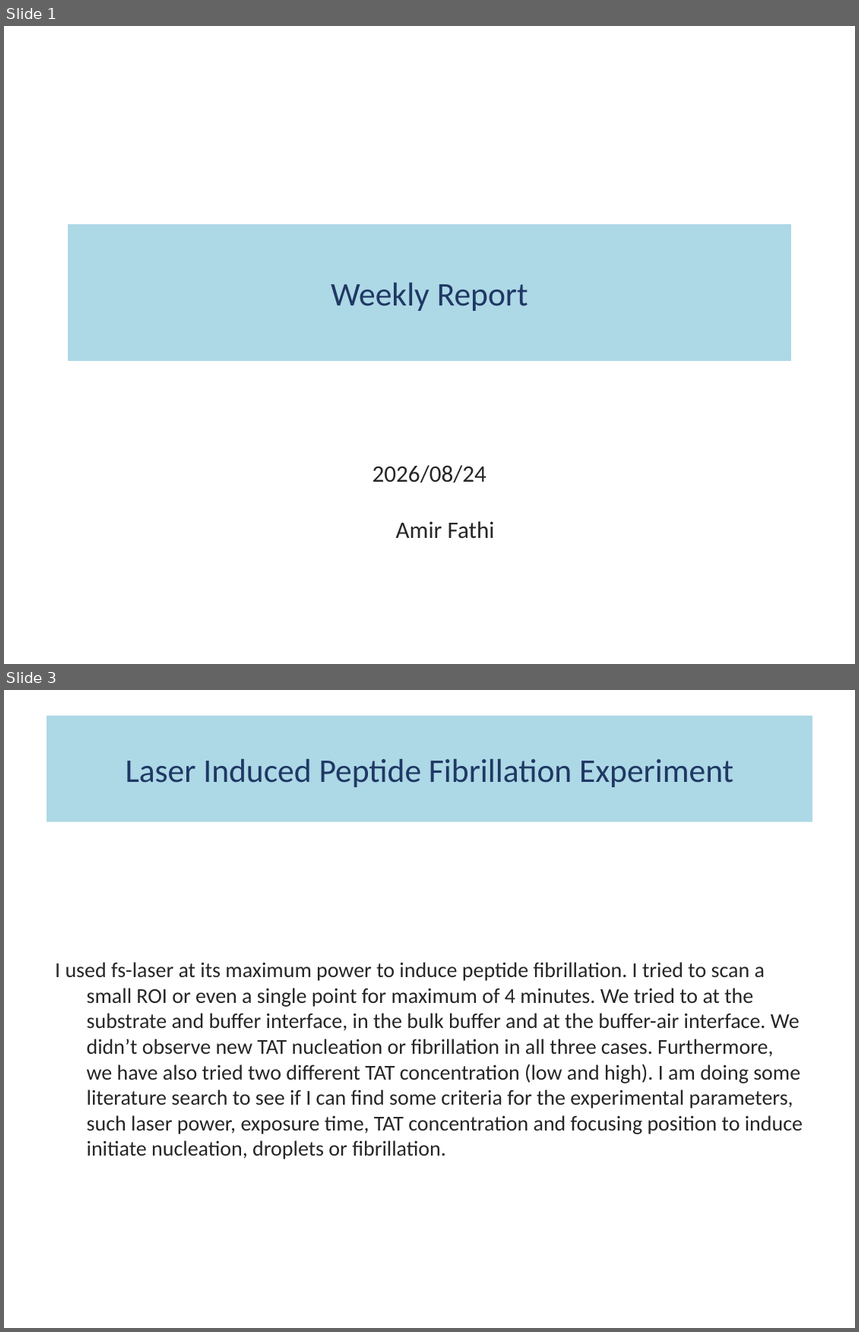
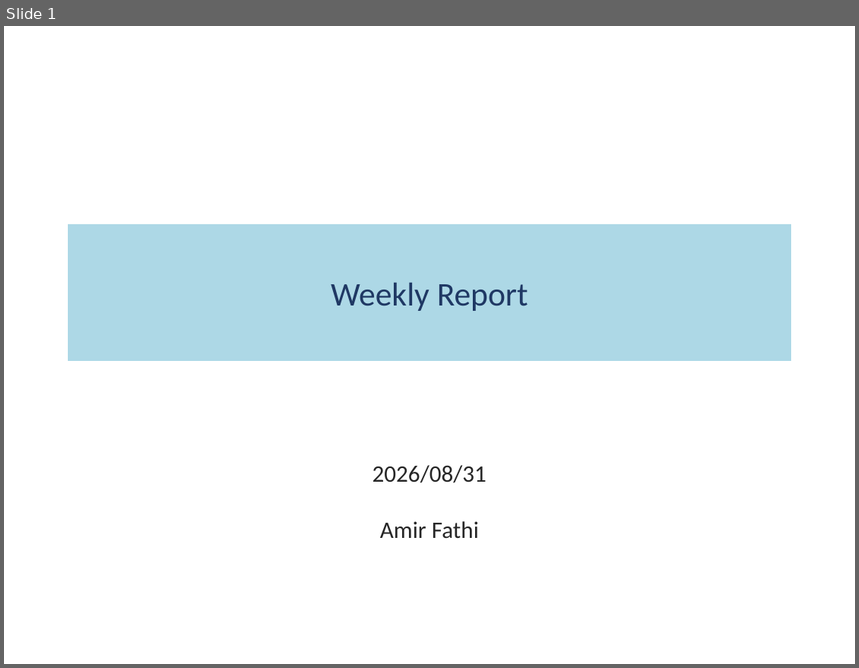
Before and after one commit to fathi0amir/ppt-with-quarto, a slide deck: main.pptx. Shown one above the other, each under a label of ours: slides 1 and 3 before the commit, slide 1 after it; the slides between them are not shown. The pictures are 859x1332 and 859x668 pixels, drawn with LibreOffice and Linux fonts; fonts in the diff are those of the drawing. Boxes give left, top, right and bottom in pixels: in the first picture for what was removed or moved away, otherwise in the second. Text is boxed around its words. In the diff, an @@ line names an element or a change of style, - is before the commit and + after.

```diff
--- a/main.pptx
+++ b/main.pptx
@@ slide 3 removed at box(4, 690, 855, 1328), background #FFFFFF @@
@@ title removed at box(47, 716, 813, 822) @@
-Laser Induced Peptide Fibrillation Experiment
@@ text removed at box(55, 962, 803, 1160) @@
-I used fs-laser at its maximum power to induce peptide fibrillation. I tried to scan a small ROI or even a single point for maximum of 4 minutes. We tried to at the substrate and buffer interface, in the bulk buffer and at the buffer-air interface. We didn’t observe new TAT nucleation or fibrillation in all three cases. Furthermore, we have also tried two different TAT concentration (low and high). I am doing some literature search to see if I can find some criteria for the experimental parameters, such laser power, exposure time, TAT concentration and focusing position to induce initiate nucleation, droplets or fibrillation.
@@ slide 1 changed as well @@
@@ subtitle at box(373, 465, 487, 539): text changed @@
-2026/08/24
-Amir Fathi
+2026/08/31
+Amir Fathi
```
Also in this commit, not shown: 3 other slides changed, 5 slides added, 3 other slides removed, 5 other files.
